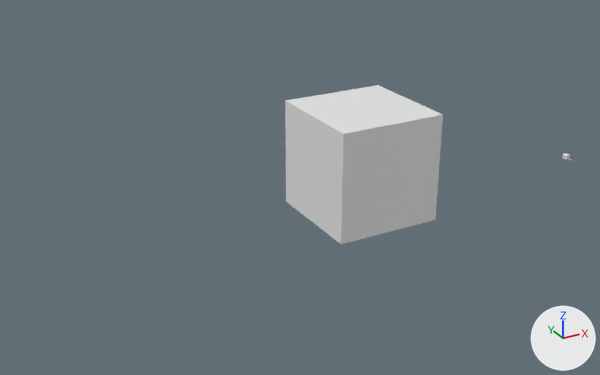
What one commit did to the FBX model Assets/3dModels/Bat Game.FBX.
Both versions are drawn from a camera (50 mm lens) standing at (-5.27, -5.05, 3.29) and looking at (-1.75, 1.36, 0.09). The lights are fixed; the arrows at lower right show +X, +Y and +Z. Where no turn or scale is listed for an object, it has been applied to the vertices.

Names of what the first picture shows: 'Big Cube'.
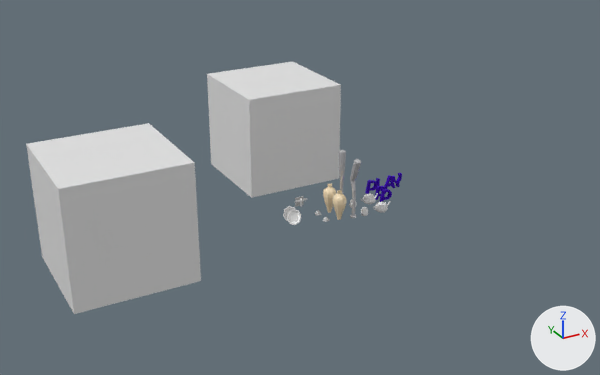
ob_plate_broken is not drawn itself; it is the parent of ob_plate_broken01, ob_plate_broken02, ob_plate_broken03.

Scene script edits in JSON lines:
```json
{"op": "set", "path": "ob_plate_broken.scale", "old": "(0.00102, 0.00102, 0.00102)", "new": "(0.0198, 0.0198, 0.0198)"}
{"op": "set", "path": "ob_box007.location", "old": "(1.215, 0.842, 0.0)", "new": "(-1.691, 2.016, 0.01)"}
{"op": "set", "path": "ob_box007.scale", "old": "(0.0254, 0.0254, 0.0254)", "new": "(0.496, 0.496, 0.496)"}
{"op": "set", "path": "ob_plate.scale", "old": "(0.00108, 0.00108, 0.00243)", "new": "(0.0212, 0.0212, 0.0474)"}
{"op": "set", "path": "ob_big_cube.location", "old": "(-1.422, 0.811, 0.0)", "new": "(-3.706, 0.811, 0.0)"}
```

Pixel boxes [x1, y1, x2, y2] of what changed, in the pictures (600 x 375 px):
```json
{"object": "Big Cube", "change": "moved", "before": [285, 85, 443, 244], "after": [26, 123, 201, 314]}
{"object": "Box007", "change": "moved, rescaled", "before": [563, 153, 570, 160], "after": [207, 62, 341, 198]}
{"object": "Plate", "change": "rescaled", "after": [283, 206, 296, 221], "on screen": "not visible before"}
{"object": "Plate broken02", "change": "rescaled", "after": [288, 209, 301, 219], "on screen": "not visible before"}
{"object": "Plate broken01", "change": "rescaled", "after": [287, 212, 295, 225], "on screen": "not visible before"}
{"object": "Plate broken03", "change": "rescaled", "after": [293, 214, 301, 225], "on screen": "not visible before"}
```
